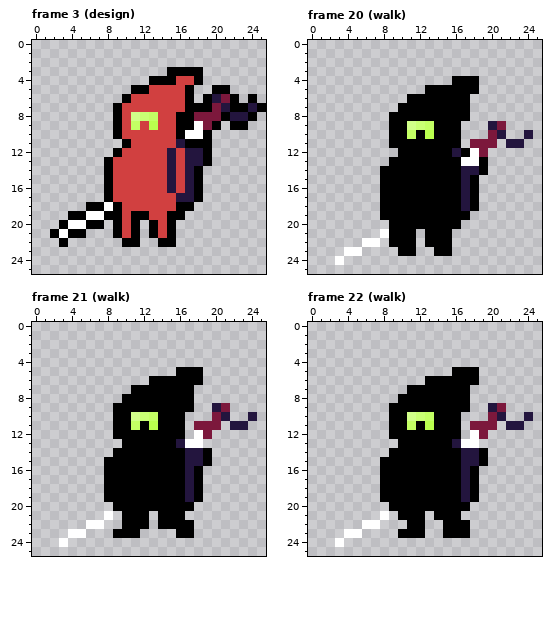
Pixel-art file, stored at Assests/Entities/player.ase. Above is the file before it was changed.
26x26 pixels, 31 frames. Colours within 5 levels of each other are drawn and written as one. Shown: frame 3 (design), frame 20 (walk), frame 21 (walk), frame 22 (walk). The commit also changed other frames, which this record leaves out.
After the commit:
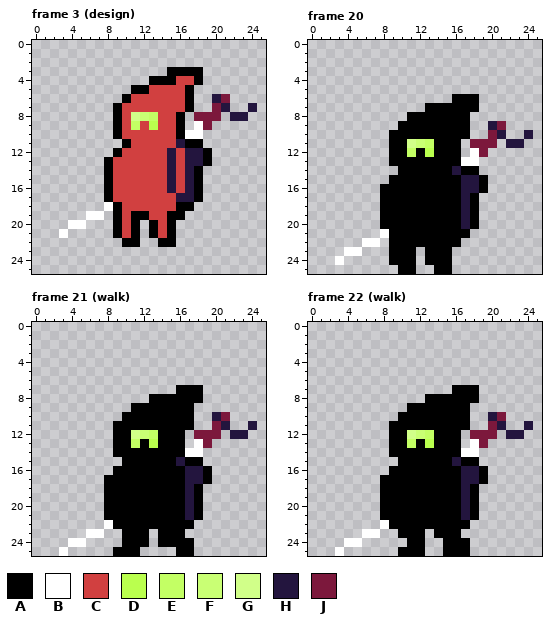
Palette (. is transparent): A #000000  B #ffffff  C #d14040  D #baff4e  E #c3ff64  F #c9ff74  G #d1ff89  H #23153e  J #7c183c
Change:
Changed rows in their new state; - is an unchanged pixel.
Frame 3 (design), layers "sword", "body":
first column x 17:
 5 ---..----
 6 --.--.-.-
 7 -..--..-.
 8 .---.--.-
 9 .--.-..--
10 --.------
11 --.------
first column x 2:
18 ----..-
19 --..--.
20 -.--..-
21 .-..---
22 -.-----
Frame 20, layer "body":
first column x 8:
 4 --------...-
 5 -----......-
 6 ---.....--A-
 7 --...-----A-
 8 -..---------
 9 -.-AAA---A--
10 ---A-A---A--
11 ---GFE------
12 -A-E-D--A.--
13 -----------.
14 ..------HAA.
15 .---------HA
16 ----------HA
19 ---------HA-
20 A--------HA-
21 ----A---AA--
22 ----A---A---
23 -A---A------
24 -AAA-AAA----
25 --AA--AA----
Frame 21 (walk), layers "sword", "body":
first column x 3:
 5 -------------...------
 6 ----------......------
 7 --------.....--A------
 8 -------...-----A------
 9 ------..---------..---
10 ------.-AAA---A--HJ--.
11 --------A-A---A..-H..H
12 --------GFE----J-J-HH-
13 ------A-E-D--A.-J-----
14 --------------BB.-----
15 -----..------HAA.-----
16 -----.---------HA-----
17 ---------------HA-----
20 -----A--------HA------
21 -----AA---A---HA------
22 ---..BA---A-----------
23 -..BB-.--A-AA-.-------
24 .BB----AAA-AAAA-------
25 B-----AAA----AA-------
Frame 22 (walk), layers "sword", "body":
first column x 3:
 5 -------------...------
 6 ----------......------
 7 --------.....--A------
 8 -------...-----A------
 9 ------..---------..---
10 ------.-AAA---A--HJ--.
11 --------A-A---A..-H..H
12 --------GFE----J-J-HH-
13 ------A-E-D--A.-J-----
14 --------------BB.-----
15 -----..------HAA.-----
16 -----.---------HA-----
17 ---------------HA-----
20 -----A--------HA------
21 -----AA---A---HA------
22 ---..BAA--AA----------
23 -..BB------A--.-------
24 .BB-----AA--AAA-------
25 B------AAA--AAA-------
Where, in picture pixels (left, top, right, bottom), the same in both pictures:
erased: (185, 85, 266, 148)
erased: (50, 202, 113, 247)
changed: (380, 76, 488, 274)
changed: (59, 367, 257, 556)
changed: (335, 367, 533, 556)
